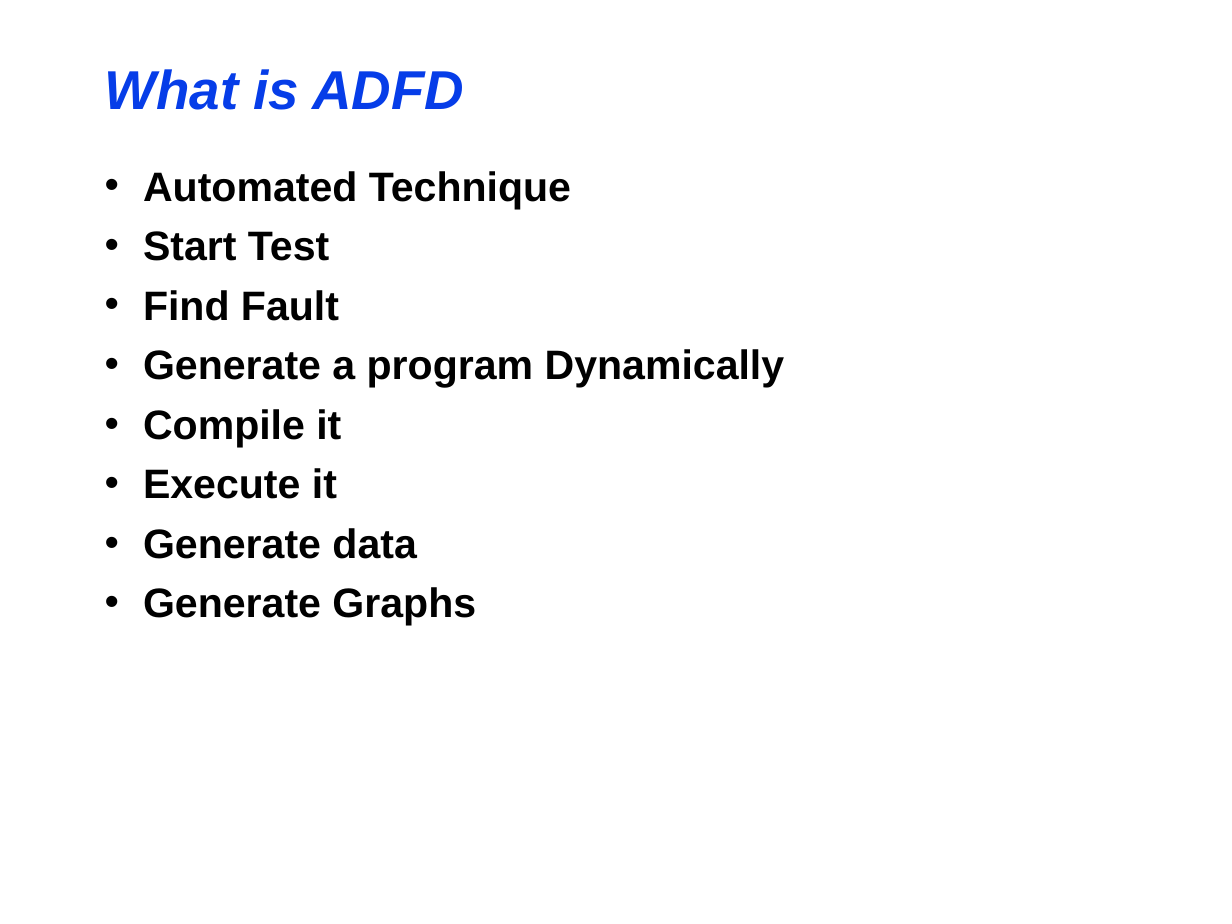
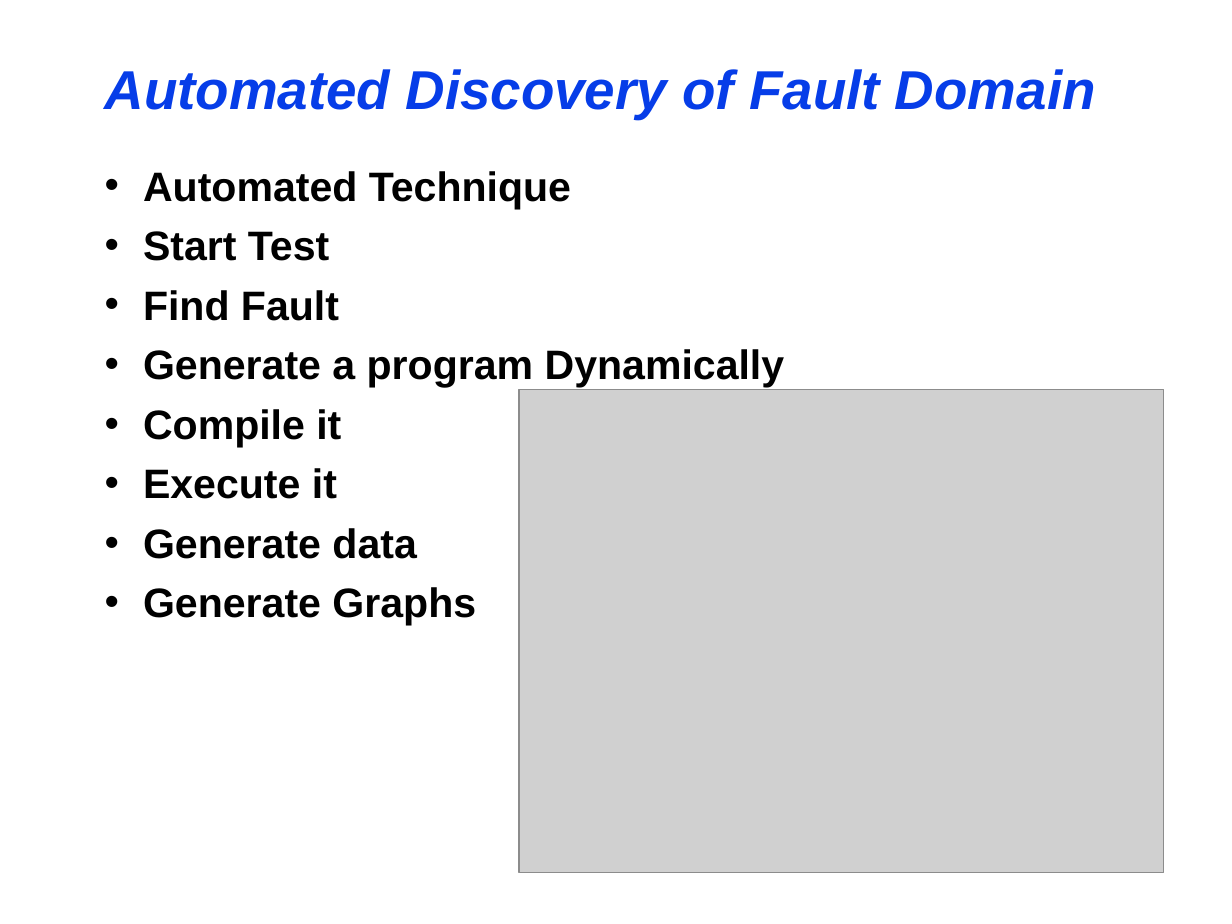
Before and after one commit to maochy/yeti-test, a slide deck: slide 16 of ThesisSeminar/ThesisSeminar.ppt. Drawn at 1232x924 pixels with LibreOffice and Linux fonts; fonts in the diff are those of the drawing; grey boxes stand for pictures. Boxes give left, top, right and bottom in pixels: in the first picture for what was removed or moved away, otherwise in the second. Text is boxed around its words. In the diff, an @@ line names an element or a change of style, - is before the commit and + after.

```diff
--- a/ThesisSeminar/ThesisSeminar.ppt
+++ b/ThesisSeminar/ThesisSeminar.ppt
@@ title at [105, 69, 1096, 119]: text changed @@
-What is ADFD
+Automated Discovery of Fault Domain
@@ picture added at [519, 389, 1163, 872] @@
```
Also in this commit, not shown: 3 other slides changed, 3 other files.
